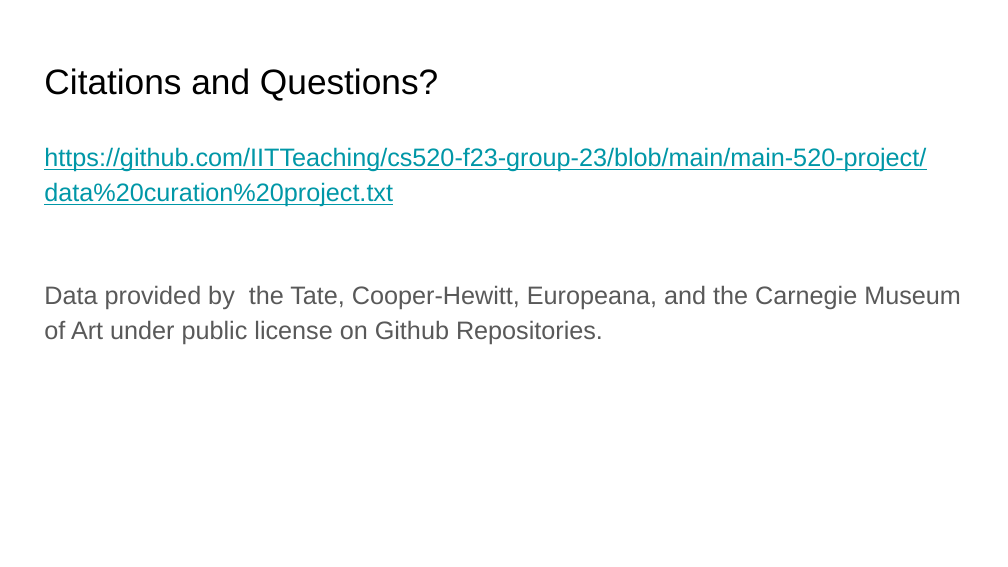
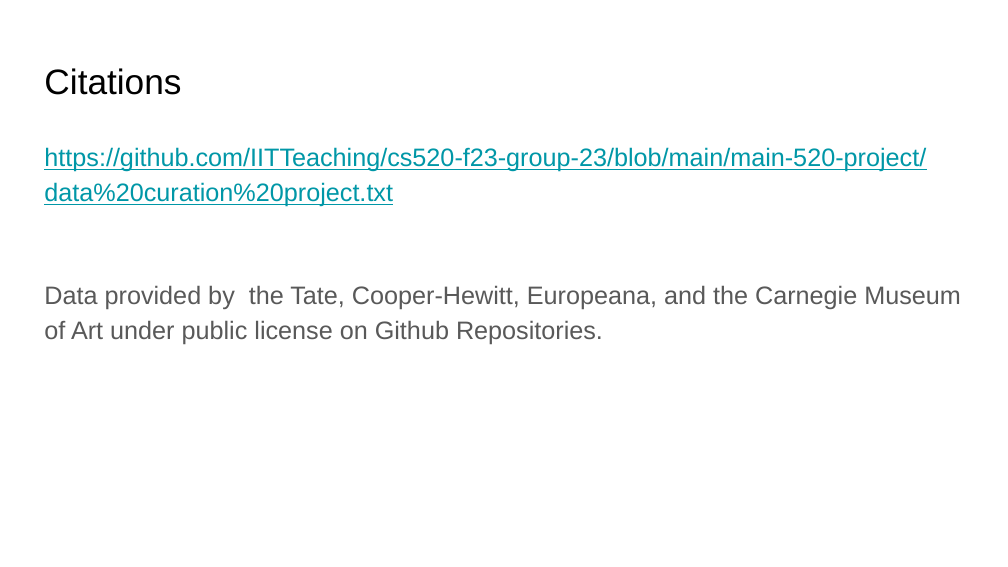
Before and after one commit to IITTeaching/cs520-f23-group-23, a slide deck: slide 8 of main-520-project/CS 520 Data Curation.pptx. Drawn at 1008x567 pixels with LibreOffice and Linux fonts; fonts in the diff are those of the drawing. Boxes give left, top, right and bottom in pixels: in the first picture for what was removed or moved away, otherwise in the second. Text is boxed around its words. In the diff, an @@ line names an element or a change of style, - is before the commit and + after.

```diff
--- a/main-520-project/CS 520 Data Curation.pptx
+++ b/main-520-project/CS 520 Data Curation.pptx
@@ title at box(44, 68, 181, 95): text changed @@
-Citations and Questions?
+Citations
```
Also in this commit, not shown: 6 other slides changed.
